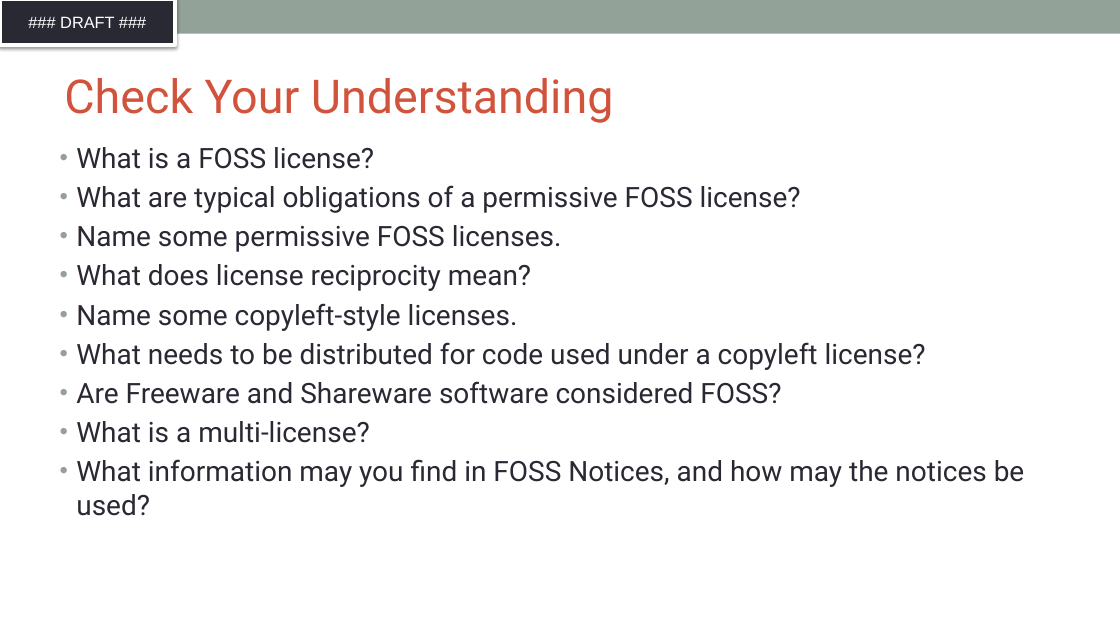
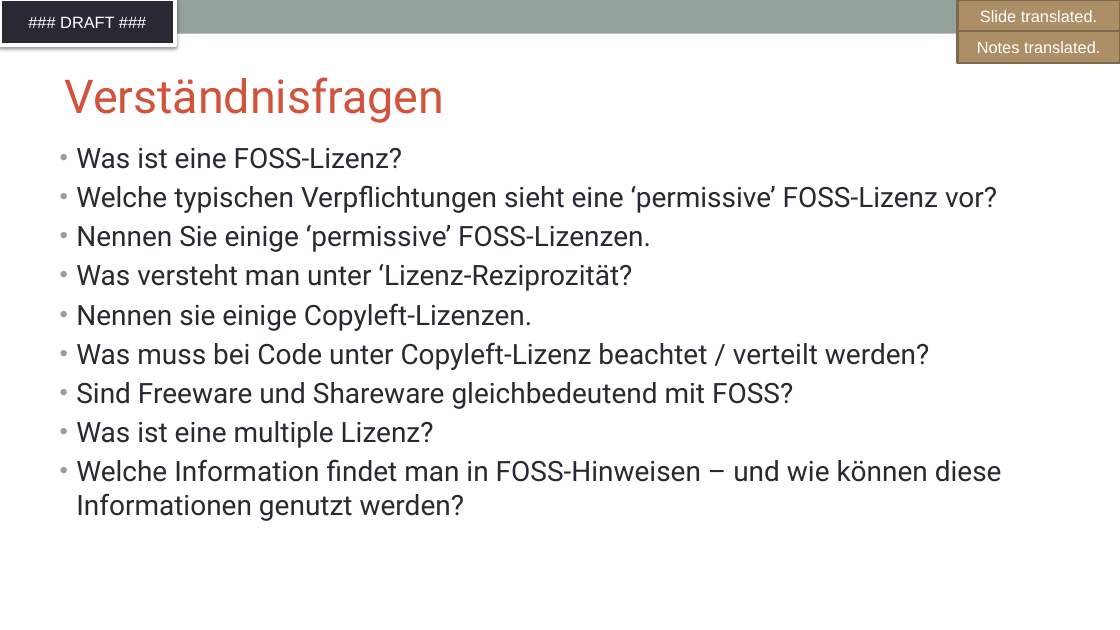
Before and after one commit to SThanheiser/curriculum, a slide deck: slide 24 of translation-DE/slides/DFT_openchain-curriculum-for-1-1_GER.pptx. Drawn at 1120x630 pixels with LibreOffice and Linux fonts; fonts in the diff are those of the drawing; background and template pictures are left out. Boxes give left, top, right and bottom in pixels: in the first picture for what was removed or moved away, otherwise in the second. Text is boxed around its words. In the diff, an @@ line names an element or a change of style, - is before the commit and + after.

Commit message:
translation of slides 22-24, 26, minor fixes elsewhere

```diff
--- a/translation-DE/slides/DFT_openchain-curriculum-for-1-1_GER.pptx
+++ b/translation-DE/slides/DFT_openchain-curriculum-for-1-1_GER.pptx
@@ rectangle added at (958, 0, 1120, 32), fill #AD8F67, outline #806A4C 2 pt, 14 pt, text #FFFFFF @@
+Slide translated.
@@ rectangle added at (958, 31, 1120, 63), fill #AD8F67, outline #806A4C 2 pt, 14 pt, text #FFFFFF @@
+Notes translated.
@@ title at (64, 77, 444, 123): text changed @@
-Check Your Understanding
+Verständnisfragen
@@ text at (76, 148, 1002, 521): text changed @@
-• What is a FOSS license?
-• What are typical obligations of a permissive FOSS license?
-• Name some permissive FOSS licenses.
-• What does license reciprocity mean?
-• Name some copyleft-style licenses.
-• What needs to be distributed for code used under a copyleft license?
-• Are Freeware and Shareware software considered FOSS?
-• What is a multi-license?
-• What information may you find in FOSS Notices, and how may the notices be used?
+• Was ist eine FOSS-Lizenz?
+• Welche typischen Verpflichtungen sieht eine ‘permissive’ FOSS-Lizenz vor?
+• Nennen Sie einige ‘permissive’ FOSS-Lizenzen.
+• Was versteht man unter ‘Lizenz-Reziprozität?
+• Nennen sie einige Copyleft-Lizenzen.
+• Was muss bei Code unter Copyleft-Lizenz beachtet / verteilt werden?
+• Sind Freeware und Shareware gleichbedeutend mit FOSS?
+• Was ist eine multiple Lizenz?
+• Welche Information findet man in FOSS-Hinweisen – und wie können diese Informationen genutzt werden?
```
Also in this commit, not shown: 2 other slides changed, 3 slides added, 3 slides removed.
